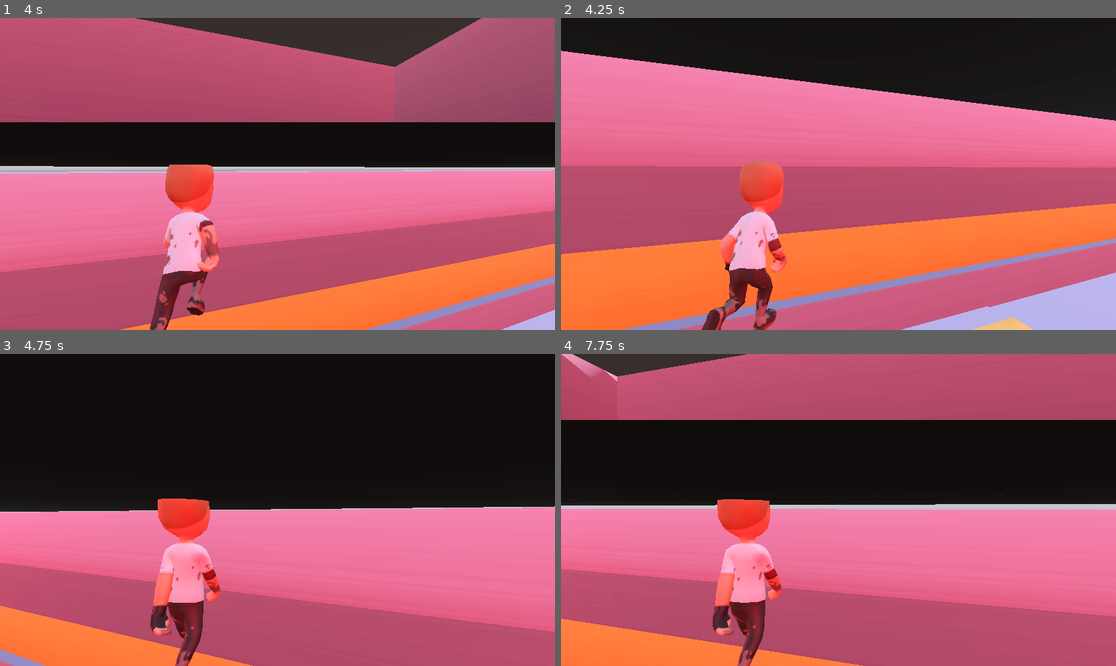
Above: before the commit, frames 1-4 (two rows, left to right).
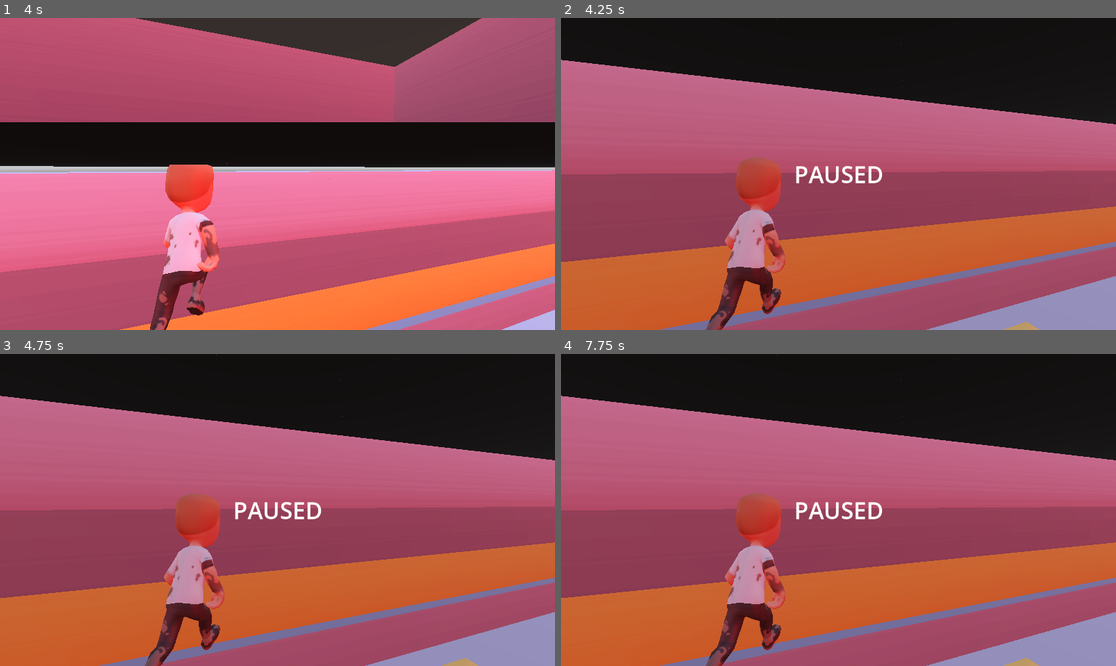
Above: after the commit, the same moments.

Repository: CrocSause/Space_Infirmary_Demo
Game: Godot game, scene res://scenes/levels/world.tscn
Same seed, same stepped clock (60 frames per second), same inputs: the game is played once before the commit and once after it. The project has no main scene, so this scene is started directly.
Inputs (mouse positions are in pixels of both pictures, inside the frame that each line leads up to):
- Up to frame 1 (4 s): tap Enter at 0.5 s; move the mouse to (305, 174) at 0.52 s; hold Shift (run) 0.53-1.28 s; hold W (forward) from 0.53 s (still down); tap Space (jump) at 0.77, 1.52, 3.02, 3.77 s; move the mouse to (249, 174) at 1.27 s; tap Shift (run) at 1.35, 2.85 s; move the mouse to (288, 167) at 2.02 s; hold Shift (run) 2.03-2.78 s; move the mouse to (271, 180) at 2.77 s; move the mouse to (316, 177) at 3.52 s; hold Shift (run) from 3.53 s (still down)
- Up to frame 2 (4.25 s): keep holding W (forward); keep holding Shift (run); tap P (pause, bound only after the commit) at 4.15 s
- Up to frame 3 (4.75 s): keep holding W (forward); move the mouse to (233, 506) at 4.27 s; release Shift (run) at 4.28 s; tap Shift (run) at 4.35 s; tap Space (jump) at 4.52 s
- Up to frame 4 (7.75 s): move the mouse to (844, 510) at 5.02 s; hold Shift (run) 5.03-5.78 s; move the mouse to (816, 503) at 5.77 s; release W (forward) at 5.78 s; hold D (right) 5.78-6.53 s; tap Shift (run) at 5.85, 7.35 s; tap Space (jump) at 6.02, 6.77, 7.52 s; move the mouse to (866, 510) at 6.52 s; hold Shift (run) 6.53-7.28 s; hold W (forward) from 6.53 s (still down); move the mouse to (810, 510) at 7.27 s

Frame 1 is identical in both runs. In frame 2, 76% of the frame differs, in the area x 0-100%, y 0-100%; in frame 3, 72%; in frame 4, 91%.

Commit message:
Added a pause menu and pause functionality

Diff:
--- a/project.godot
+++ b/project.godot
@@ -50,3 +50,8 @@
 "events": [Object(InputEventKey,"resource_local_to_scene":false,"resource_name":"","device":-1,"window_id":0,"alt_press …(182 unchanged characters)…
 ]
 }
+pause={
+"deadzone": 0.5,
+"events": [Object(InputEventKey,"resource_local_to_scene":false,"resource_name":"","device":-1,"window_id":0,"alt_pressed":false,"shift_pressed":false,"ctrl_pressed":false,"meta_pressed":false,"pressed":false,"keycode":0,"physical_keycode":80,"key_label":0,"unicode":112,"echo":false,"script":null)
+]
+}
--- a/scenes/levels/world.tscn
+++ b/scenes/levels/world.tscn
@@ -9,6 +9,7 @@
 [ext_resource type="PackedScene" uid="uid://dvkiias2g3fvu" path="res://scenes/characters/player.tscn" id="7_b17rl"]
 [ext_resource type="PackedScene" uid="uid://qtnnmdj75riq" path="res://scenes/environment/bed_single.tscn" id="8_fc6fm"]
 [ext_resource type="PackedScene" uid="uid://cq1llqop7gg6c" path="res://scenes/environment/computer_system.tscn" id="9_f4dry"]
+[ext_resource type="PackedScene" uid="uid://dtbldrbdlj7ml" path="res://scenes/ui/pause_menu.tscn" id="10_yud1c"]
 
 [sub_resource type="ProceduralSkyMaterial" id="ProceduralSkyMaterial_cwpkd"]
 sky_horizon_color = Color(0.64625, 0.65575, 0.67075, 1)
@@ -904,3 +905,7 @@
 transform = Transform3D(9.53642e-11, -1, -4.37113e-08, -0.00218168, -4.37114e-08, 0.999998, -0.999998, 0, -0.00218168, 0.17423, 0.524967, 0.110371)
 light_color = Color(0.470588, 0.333333, 0.478431, 1)
 light_energy = 1.838
+
+[node name="UI" type="CanvasLayer" parent="."]
+
+[node name="PauseMenu" parent="UI" instance=ExtResource("10_yud1c")]
--- /dev/null
+++ b/scenes/ui/pause_menu.tscn
@@ -0,0 +1,40 @@
+[gd_scene load_steps=2 format=3 uid="uid://dtbldrbdlj7ml"]
+
+[ext_resource type="Script" path="res://scripts/pause.gd" id="1_wwr62"]
+
+[node name="PauseMenu" type="Control"]
+visible = false
+layout_mode = 3
+anchors_preset = 15
+anchor_right = 1.0
+anchor_bottom = 1.0
+grow_horizontal = 2
+grow_vertical = 2
+script = ExtResource("1_wwr62")
+
+[node name="Background" type="ColorRect" parent="."]
+layout_mode = 1
+anchors_preset = 15
+anchor_right = 1.0
+anchor_bottom = 1.0
+grow_horizontal = 2
+grow_vertical = 2
+color = Color(0.027451, 0.027451, 0.027451, 0.215686)
+
+[node name="PauseLabel" type="Label" parent="."]
+layout_mode = 1
+anchors_preset = 8
+anchor_left = 0.5
+anchor_top = 0.5
+anchor_right = 0.5
+anchor_bottom = 0.5
+offset_left = -31.0
+offset_top = -11.5
+offset_right = 31.0
+offset_bottom = 11.5
+grow_horizontal = 2
+grow_vertical = 2
+theme_override_font_sizes/font_size = 48
+text = "PAUSED"
+horizontal_alignment = 1
+vertical_alignment = 1
--- /dev/null
+++ b/scripts/pause.gd
@@ -0,0 +1,62 @@
+extends Control
+class_name PauseMenu
+
+# Simple pause overlay - just a label and semi-transparent background
+@onready var background: ColorRect = $Background
+@onready var pause_label: Label = $PauseLabel
+
+var is_paused: bool = false
+
+func _ready():
+	# Must work when paused
+	process_mode = Node.PROCESS_MODE_ALWAYS
+	process_priority = 10
+	visible = false
+
+	# Create background if it doesn't exist
+	if not background:
+		background = ColorRect.new()
+		background.name = "Background"
+		background.color = Color(0, 0, 0, 0.5)  # Semi-transparent black
+		background.set_anchors_preset(Control.PRESET_FULL_RECT)
+		add_child(background)
+		move_child(background, 0)  # Send to back
+
+	# Create label if it doesn't exist
+	if not pause_label:
+		pause_label = Label.new()
+		pause_label.name = "PauseLabel"
+		pause_label.text = "PAUSED\nPress P to Resume"
+		pause_label.add_theme_font_size_override("font_size", 48)
+		pause_label.horizontal_alignment = HORIZONTAL_ALIGNMENT_CENTER
+		pause_label.vertical_alignment = VERTICAL_ALIGNMENT_CENTER
+		pause_label.set_anchors_preset(Control.PRESET_FULL_RECT)
+		add_child(pause_label)
+
+func _input(event: InputEvent):
+	# Toggle pause on P key
+	if event.is_action_pressed("pause"):  # We'll add this to Input Map
+		toggle_pause()
+		get_viewport().set_input_as_handled()
+
+func toggle_pause():
+	set_pause_state(not is_paused)
+
+func set_pause_state(paused: bool):
+	if is_paused == paused:
+		return
+
+	is_paused = paused
+	visible = paused
+	get_tree().paused = paused
+
+	if paused:
+		# Don't change mouse mode - let player keep control
+		print("Game paused (P to resume)")
+	else:
+		print("Game resumed")
+
+# Public API
+func force_unpause():
+	if is_paused:
+		set_pause_state(false)
Not shown: 1 places in scenes/levels/world.tscn that only renumber resources
